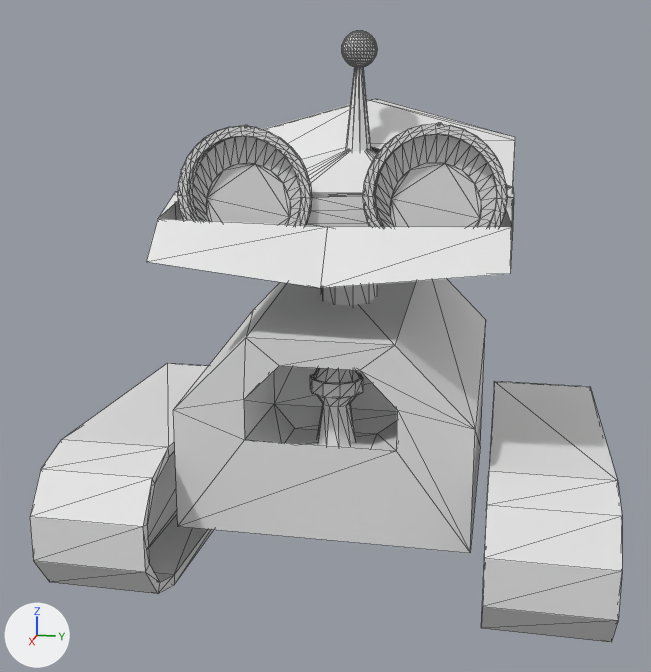
The glTF model assets/modelagens/F-7E3.glb, before and after one commit.
Camera for both pictures: a 50 mm camera at (3.02, 0.5, 0.89) aimed at (0.1, -0.08, 0.16). Arrows for +X, +Y and +Z are at lower left; the lights stay in place. The first picture is the older version. Mesh edges are drawn as thin lines. Where no turn or scale is listed for an object, it has been applied to the vertices. Vertices at exactly the same position are counted once.

The scene before the commit, as lines of its bpy script (objects in view):
```python
me_cube_001 = bpy.data.meshes.new('Cube.001')
me_cube_001.from_pydata(...)  # 48 vertices, 80 faces; spans x -0.373..0.532, y -0.472..0.439, z -0.373..0.452
me_cube_002 = bpy.data.meshes.new('Cube.002')
me_cube_002.from_pydata(...)  # 1525 vertices, 3084 faces; spans x -0.426..0.595, y -0.511..0.516, z -0.234..0.515
me_cylinder = bpy.data.meshes.new('Cylinder')
me_cylinder.from_pydata(...)  # 70 vertices, 136 faces; spans x -0.08..0.08, y -0.084..0.084, z -0.044..0.214
me_cylinder_001 = bpy.data.meshes.new('Cylinder.001')
me_cylinder_001.from_pydata(...)  # 144 vertices, 280 faces; spans x -0.22..1.15, y -0.12..1.57, z -0.24..0.24
ob_cabeca = bpy.data.objects.new('cabeca', me_cube_002)
ob_cabeca.location = (0.0, 0.0, 0.64)
ob_corpo = bpy.data.objects.new('corpo', me_cube_001)
ob_corpo.location = (0.0, 0.0, 0.0)
ob_luz = bpy.data.objects.new('luz', me_cylinder)
ob_luz.location = (0.341, 0.0, -0.08)
ob_rodas = bpy.data.objects.new('rodas', me_cylinder_001)
ob_rodas.location = (-0.405, -0.732, -0.35)
```
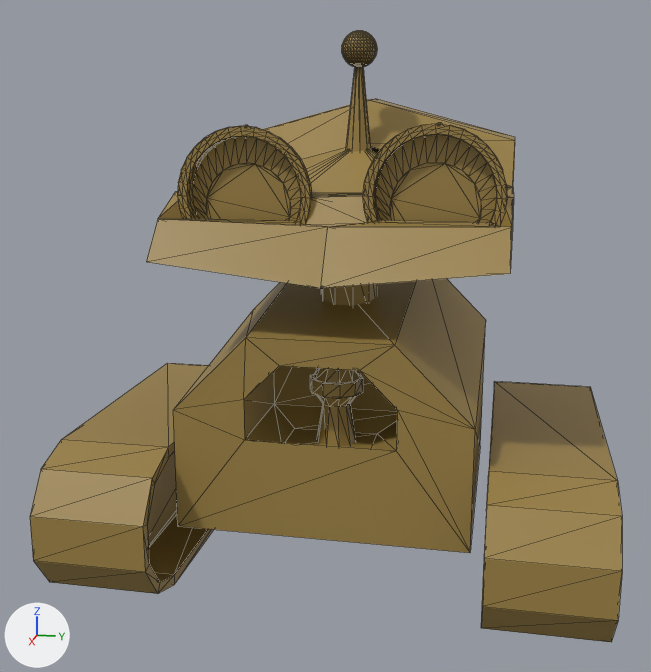
Where the newer file only moved an object's origin or applied its transform, the numbers keep the older frame.

The change in detail:
Picture 'base' (img_base) is new.
Material 'principal' (mat_principal) is new.
Its texture is img_base.
me_cube_002 is used by ob_cabeca; location (0.0, 0.0, 0.64).
me_cube_002 had 1525 vertices, 3084 faces and spanned x -0.426..0.595, y -0.511..0.516, z -0.234..0.515.
me_cube_002 now has 1525 vertices, 3101 faces and spans x -0.426..0.595, y -0.511..0.516, z -0.234..0.515.
Part 1, on me_cube_002:
17 new faces join them.
me_cube_002 part 2: 2317 kept faces spanning x -0.426..0.595, y -0.511..0.516, z -0.234..0.515 get new texture (UV) coordinates.
me_cube_002 part 3: 3084 faces spanning x -0.426..0.595, y -0.511..0.516, z -0.234..0.515 switch from no material to mat_principal (picture img_base).
me_cube_001 has 48 vertices, 80 faces and spans x -0.373..0.532, y -0.472..0.439, z -0.373..0.452.
me_cube_001 gains material mat_principal (picture img_base).
me_cylinder has 70 vertices, 136 faces and spans x -0.08..0.08, y -0.084..0.084, z -0.044..0.214.
me_cylinder gains material mat_principal (picture img_base).
me_cylinder_001 has 144 vertices, 280 faces and spans x -0.22..1.15, y -0.12..1.57, z -0.24..0.24.
me_cylinder_001 gains material mat_principal (picture img_base).

Where the change shows, as pixel boxes (x1, y1, x2, y2) in the pictures (651 x 672 px):
'corpo', recoloured (white to brown)
    both: (173, 279, 486, 553)
'rodas', recoloured (white to brown)
    both: (30, 363, 622, 642)
'luz', recoloured (white to brown)
    both: (310, 368, 363, 446)
part 1 of me_cube_002, added (brown)
    after: (158, 196, 512, 227)
part 2 of me_cube_002, surface changed (white to brown)
    both: (146, 30, 515, 288)
part 3 of me_cube_002, recoloured (white to brown)
    both: (146, 30, 515, 288)
